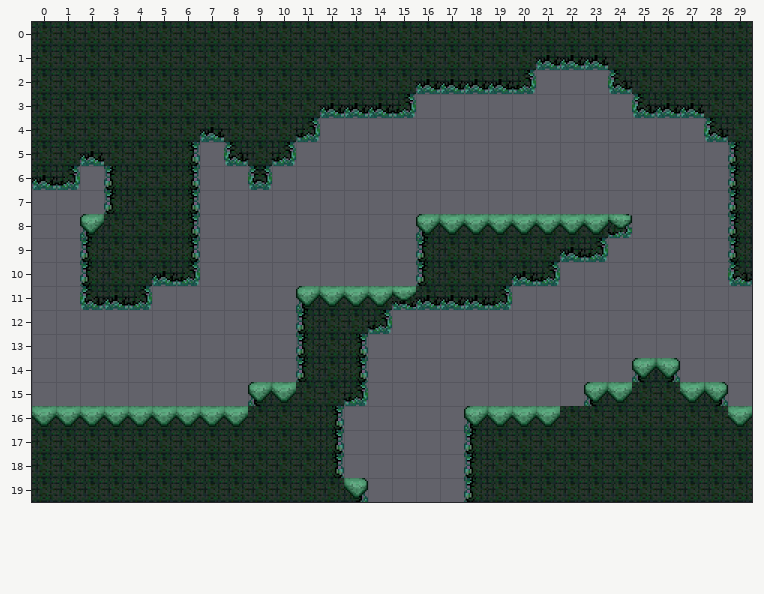
An edit to a level. Tiled map, captain_brinetooth/Assets/maps/level_rooms0/ESWtile5.tmx. The picture above is the old version.
Cells are 64x64 px. Shown: x 0..29, y 0..19.
After:
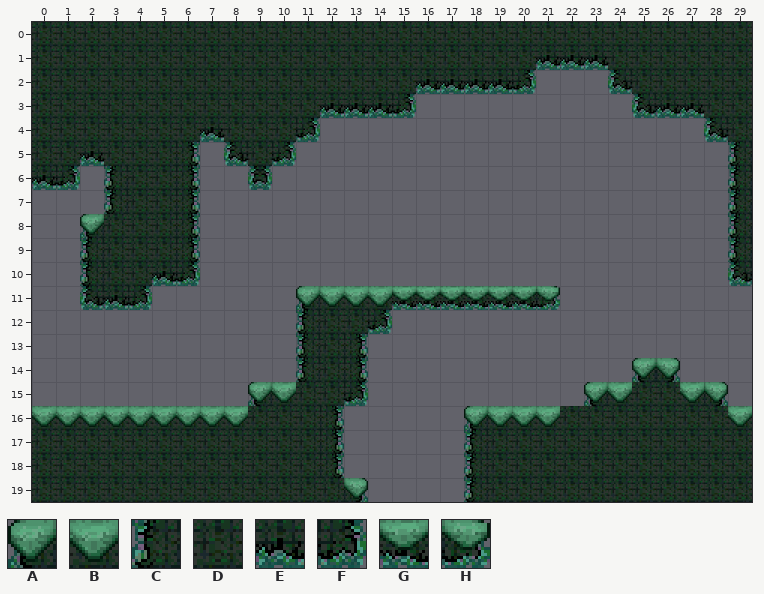
Key: from "level0": A 0, B 1, C 4, D 5, E 9, F 10, G 13, H 14.
_ is an empty cell.
The exact change:
Layer "tiles":
The edit turns tile E into tile G in row 11 at x 16 to 18.
The edit turns tile F into tile G in row 11 at x 19.
There is now tile G in row 11 at x 20.
There is now tile H in row 11 at x 21.
Tile A is removed in row 8 at x 16.
Tile B is removed in row 8 at x 17 to 23.
Tile C is removed in rows 9 to 10 at x 16.
Tile D is removed in row 9 at x 17 to 21; in row 10 at x 17 to 19.
Tile E is removed in row 9 at x 22; in row 10 at x 20.
Tile F is removed in row 9 at x 23; in row 10 at x 21.
Tile H is removed in row 8 at x 24.
Changed places in both pictures, as pixel boxes (x1, y1, x2, y2):
changed: (416, 214, 632, 310)
